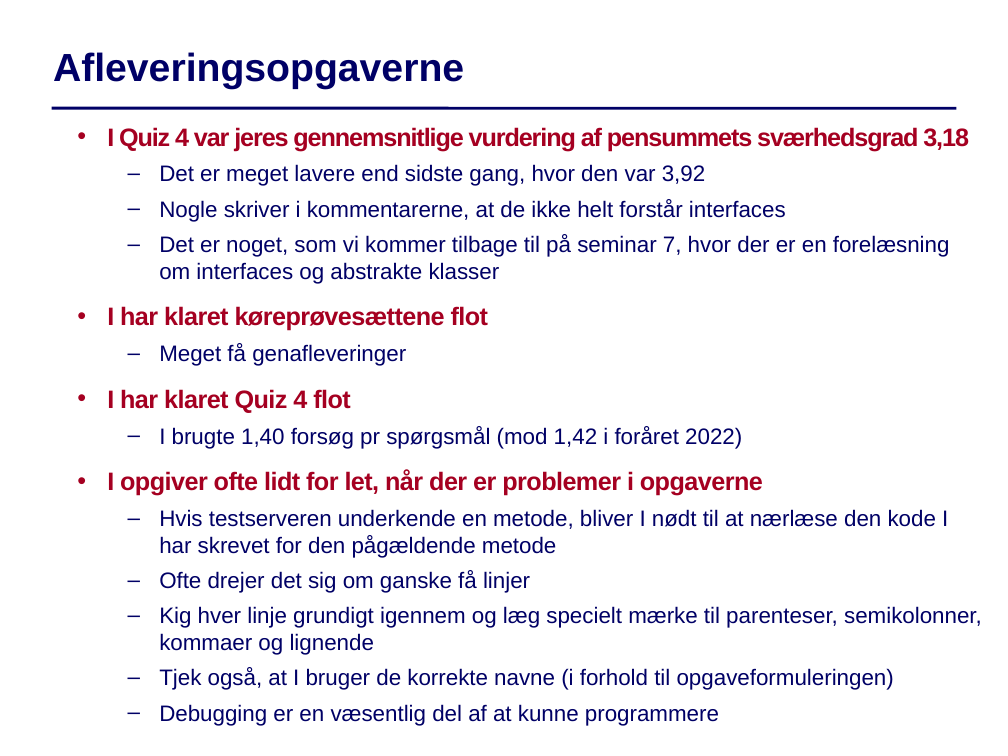
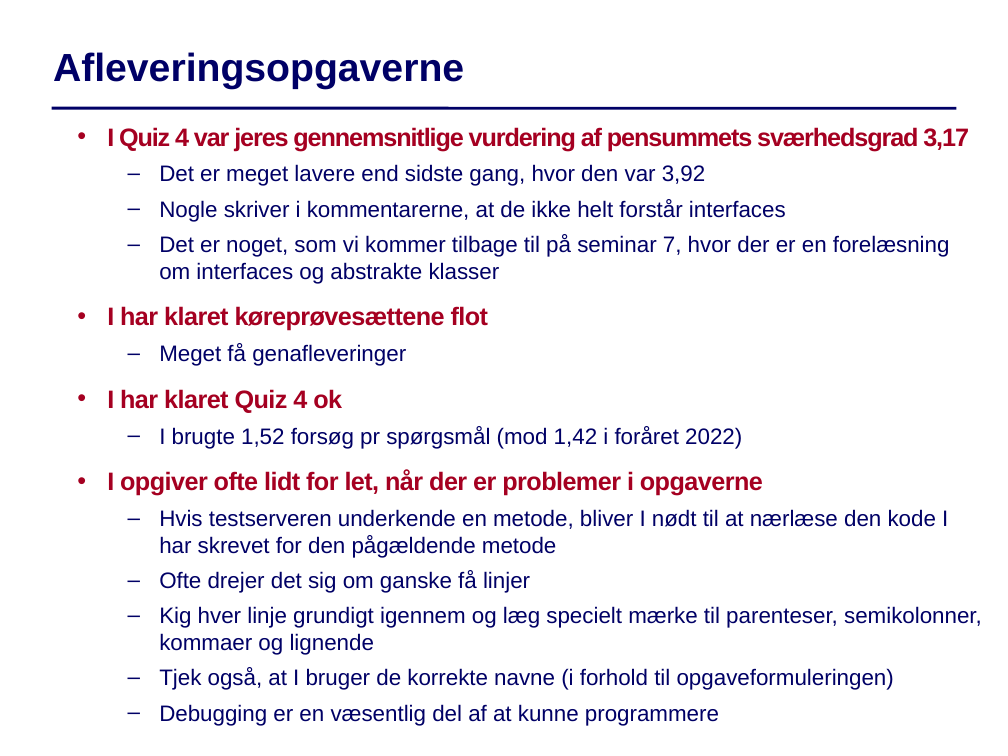
Before and after one commit to IntProgAU/Materiale, a slide deck: slide 3 of web/g22/status/Status5.pptx. Drawn at 1008x756 pixels with LibreOffice and Linux fonts; fonts in the diff are those of the drawing. Boxes give left, top, right and bottom in pixels: in the first picture for what was removed or moved away, otherwise in the second. Text is boxed around its words. In the diff, an @@ line names an element or a change of style, - is before the commit and + after.

```diff
--- a/web/g22/status/Status5.pptx
+++ b/web/g22/status/Status5.pptx
@@ text at <box>107,127,969,151</box>: text changed @@
-  • I Quiz 4 var jeres gennemsnitlige vurdering af pensummets sværhedsgrad 3,18
+  • I Quiz 4 var jeres gennemsnitlige vurdering af pensummets sværhedsgrad 3,17
@@ text at <box>107,389,742,449</box>: text changed @@
-  • I har klaret Quiz 4 flot
-  – I brugte 1,40 forsøg pr spørgsmål (mod 1,42 i foråret 2022)
+  • I har klaret Quiz 4 ok
+  – I brugte 1,52 forsøg pr spørgsmål (mod 1,42 i foråret 2022)
```
Also in this commit, not shown: 1 other slide changed.
